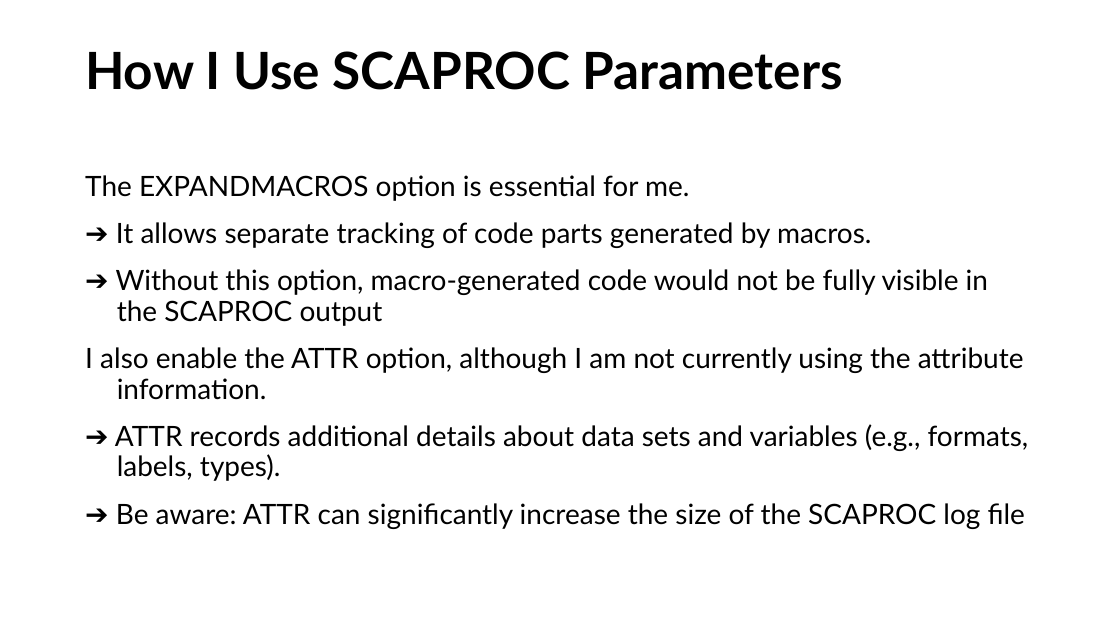
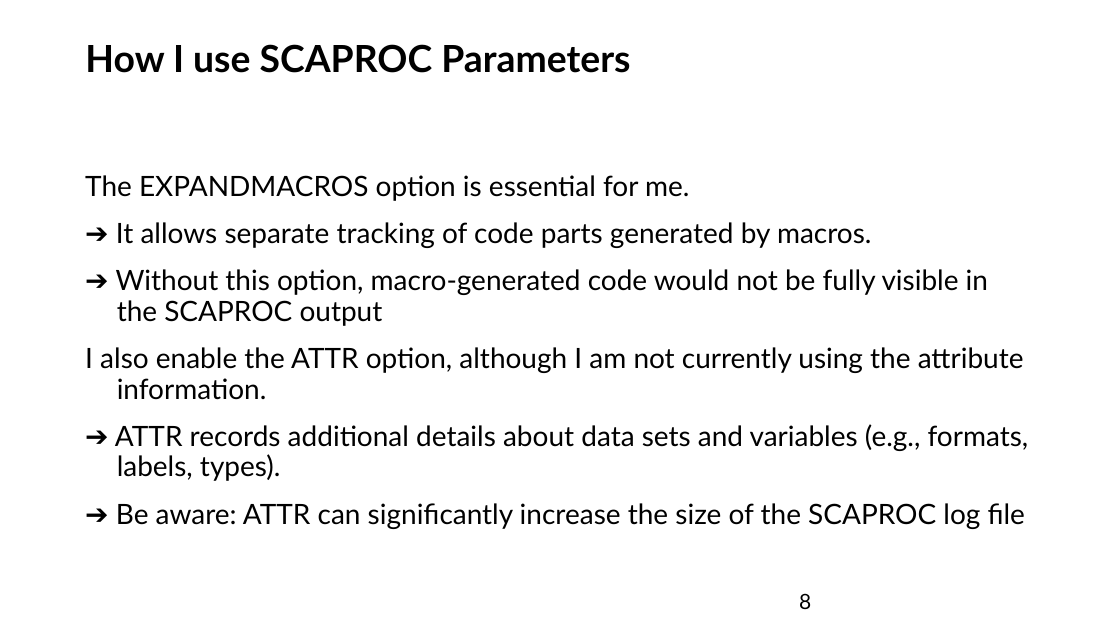
Before and after one commit to FSchwertfeger/Scaproc, a slide deck: slide 8 of proc scaproc.ppt. Drawn at 1120x630 pixels with LibreOffice and Linux fonts; fonts in the diff are those of the drawing. Boxes give left, top, right and bottom in pixels: in the first picture for what was removed or moved away, otherwise in the second. Text is boxed around its words. In the diff, an @@ line names an element or a change of style, - is before the commit and + after.

```diff
--- a/proc scaproc.ppt
+++ b/proc scaproc.ppt
@@ title at box(85, 44, 630, 73): text changed; size 44 to 32 pt @@
-How I Use SCAPROC Parameters
+How I use SCAPROC Parameters
@@ page number added at box(799, 593, 811, 609), 18 pt, text #000000 @@
+8
```
Also in this commit, not shown: 9 other slides changed, 9 slides added, 5 slides removed, 33 other files.
